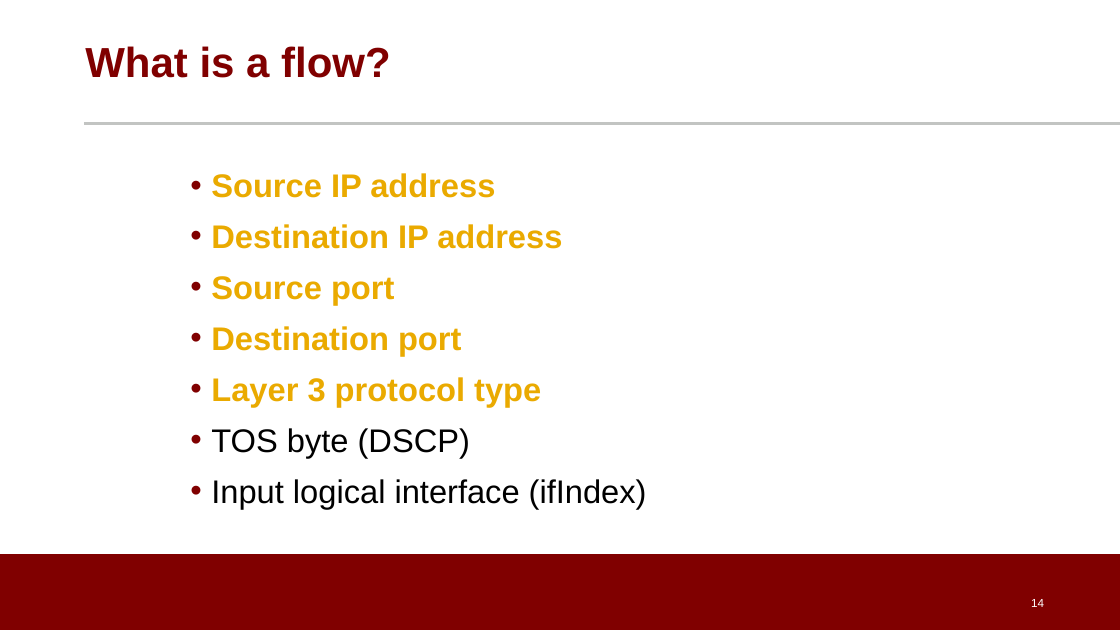
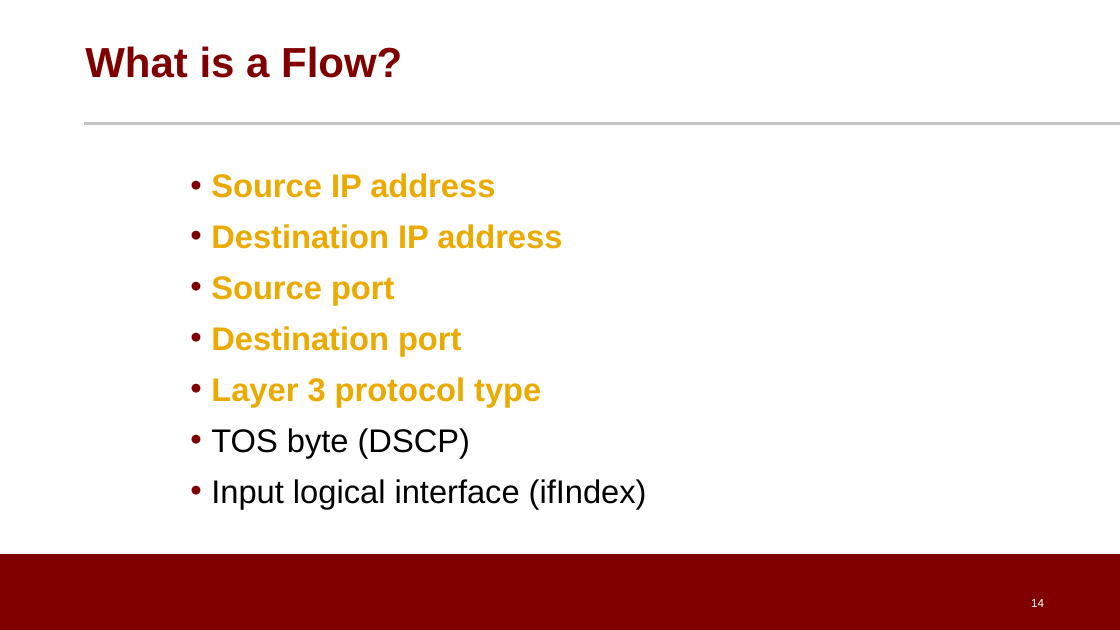
Before and after one commit to noise-lab/ML-Cybersecurity, a slide deck: slide 14 of module-2/ppt/2.2-Measurement.pptx. Drawn at 1120x630 pixels with LibreOffice and Linux fonts; fonts in the diff are those of the drawing; background and template pictures are left out. Boxes give left, top, right and bottom in pixels: in the first picture for what was removed or moved away, otherwise in the second. Text is boxed around its words. In the diff, an @@ line names an element or a change of style, - is before the commit and + after.

```diff
--- a/module-2/ppt/2.2-Measurement.pptx
+++ b/module-2/ppt/2.2-Measurement.pptx
@@ title at (x1=85, y1=46, x2=402, y2=78): text changed @@
-What is a flow?
+What is a Flow?
```
Also in this commit, not shown: 8 other slides changed, 1 slide added, 3 slides removed, 5 other files.
